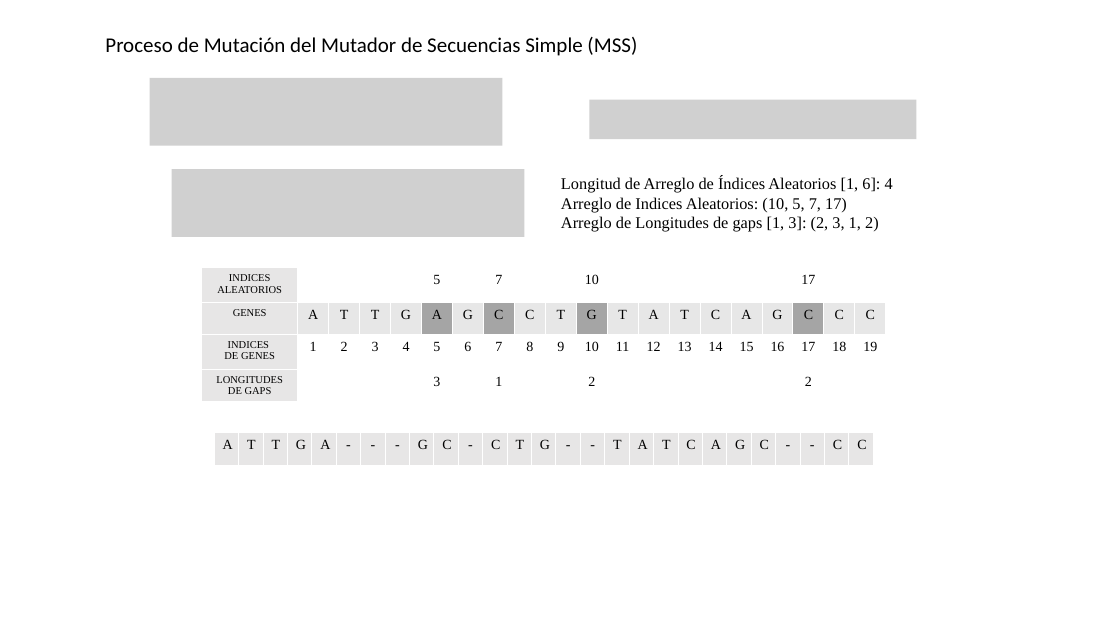
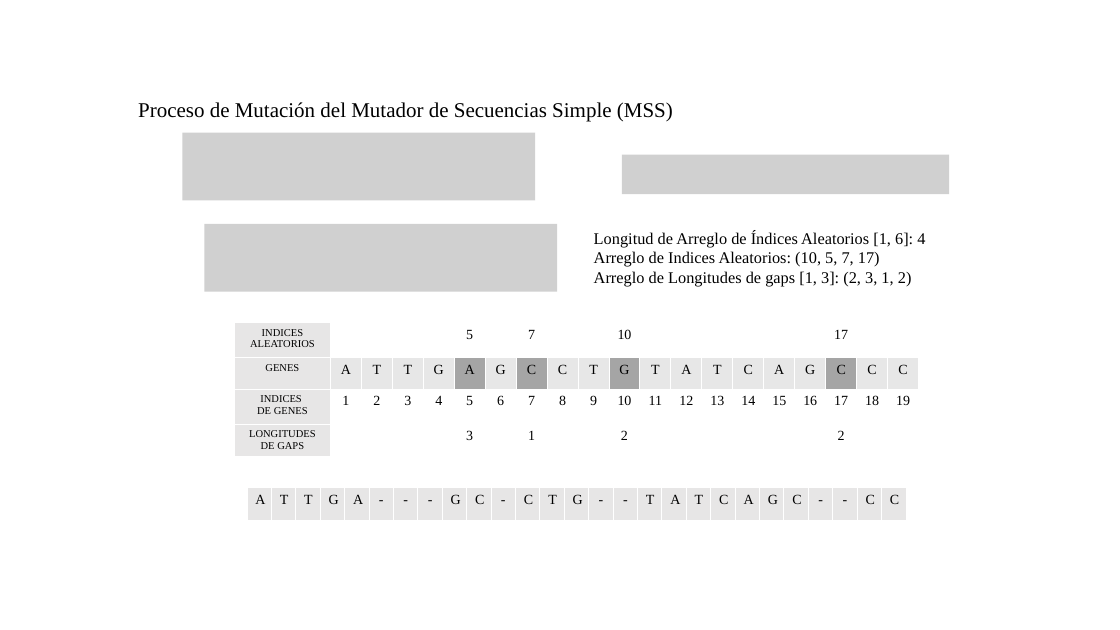
Before and after one commit to alanmenchaca/actm_algorithms, a slide deck: slide 2 of docu/mejoras/slides.pptx. Drawn at 1120x630 pixels with LibreOffice and Linux fonts; fonts in the diff are those of the drawing; grey boxes stand for pictures. Boxes give left, top, right and bottom in pixels: in the first picture for what was removed or moved away, otherwise in the second. Text is boxed around its words. In the diff, an @@ line names an element or a change of style, - is before the commit and + after.

```diff
--- a/docu/mejoras/slides.pptx
+++ b/docu/mejoras/slides.pptx
@@ picture removed at [150, 78, 502, 146] @@
@@ text "Proceso de Mutación del Mutador ...": place and size @@
-text "Proceso de Mutación del Mutador ..." at [105, 37, 637, 56]
+text "Proceso de Mutación del Mutador ..." at [138, 102, 673, 122]
@@ text "Proceso de Mutación del Mutador ..." at [138, 102, 673, 122]: font Calibri to Times New Roman @@
@@ picture added at [182, 133, 535, 201] @@
@@ picture removed at [171, 169, 524, 237] @@
@@ picture: place and size @@
-picture at [590, 100, 917, 139]
+picture at [622, 155, 949, 194]
@@ picture added at [204, 224, 557, 292] @@
@@ text "Longitud de Arreglo de Índices ...": place and size @@
-text "Longitud de Arreglo de Índices ..." at [561, 176, 893, 232]
+text "Longitud de Arreglo de Índices ..." at [594, 231, 925, 287]
@@ table: place and size @@
-table at [202, 268, 888, 405]
+table at [234, 323, 921, 460]
@@ table: place and size @@
-table at [214, 433, 872, 465]
+table at [247, 488, 905, 521]
```
Also in this commit, not shown: 1 other slide changed, 2 slides added, 5 other files.
